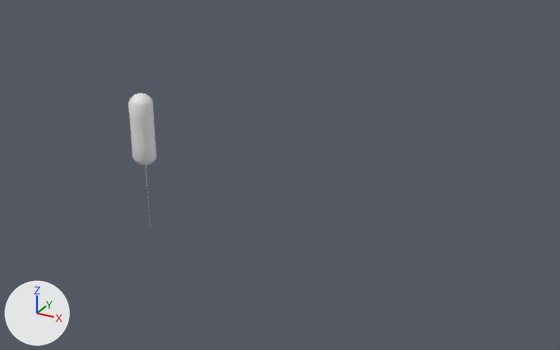
Renders of the glTF model bacteria.glb from each side of a commit.
Rendered twice from a 50 mm lens placed at (6.86, -8.33, 5.52), pointed at (2.12, 0.29, 1.21). The lights are fixed; the arrows at lower left show +X, +Y and +Z. Vertices at the same position are counted once.
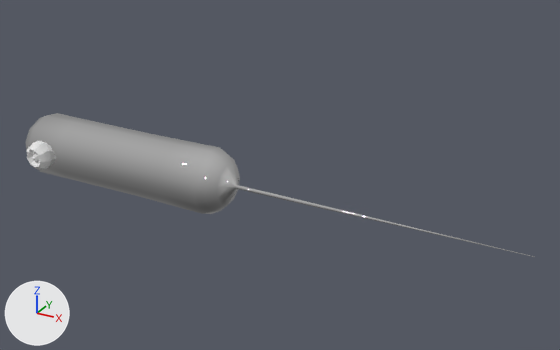
Commit message: included bacteria model

The change in detail:
Material 'Material' (mat_material) is new.
Its base color is (0.8, 0.8, 0.8) (white #e7e7e7).
Its metallic is 1.0.
Its roughness is 0.0.
me_sphere is used by ob_sphere_001; location (-0.227, 2.926, 0.789); rotation (1.034, 1.699, -0.97), in degrees (59, 97, -56); scale (0.542, 0.542, 0.542).
me_sphere had 145 vertices, 286 faces and spanned x -3.07..0.88, y 2.04..2.85, z 4.23..4.98.
me_sphere now has 74 vertices, 144 faces and spans x -0.97..0.97, y -0.93..0.98, z -0.87..7.42.
me_sphere part 1: the whole mesh is rebuilt.
Part 2, on me_sphere:
65 vertices are added at x -0.97..0.97, y -0.93..0.98, z -0.87..7.42.
9 new vertices lie (0.0, 0.0, 6.91) away from vertices in x -0.97..0.97, y -0.93..0.98, z -0.17.
144 new faces join them.
me_sphere part 3: the surface is now shaded flat.
Mesh me_sphere_1 is new.
It has 189 vertices, 374 faces and spans x -0.9..0.9, y -0.9..1.0, z -10.9..4.4.
It uses material mat_material (white #e7e7e7).
Object 'Sphere' (ob_sphere) now shows me_sphere_1 instead of nothing.
Object 'Sphere' (ob_sphere) moves from (0.0, 0.0, 1.372) to (0.027, 0.0, 1.03).
Object 'Sphere' (ob_sphere) turns from (-0.1, 0, 0) to (0, -90, 0) degrees about x, y and z.
Object 'Sphere' (ob_sphere) is rescaled from (0.542, 0.542, 0.542) to (0.513, 0.513, 0.513).
Object 'Sphere.001' (ob_sphere_001) moves from (-0.227, 2.926, 0.789) to (-1.625, -0.508, 1.043).
Object 'Sphere.001' (ob_sphere_001) turns from (59, 97, -56) to (90, 0, 0) degrees about x, y and z.
Object 'Sphere.001' (ob_sphere_001) is rescaled from (0.542, 0.542, 0.542) to (-0.215, -0.222, -0.152).

Changed parts and their boxes (x1, y1, x2, y2) in the pictures (560 x 350 px):
'Sphere', now drawn: after (26, 113, 534, 257)
'Sphere.001', reshaped, moved, turned, rescaled: before (128, 93, 157, 221); after (27, 141, 52, 170)
part 1 of me_sphere, deleted: before (128, 93, 157, 221)
part 2 of me_sphere, added: after (27, 141, 52, 170)
